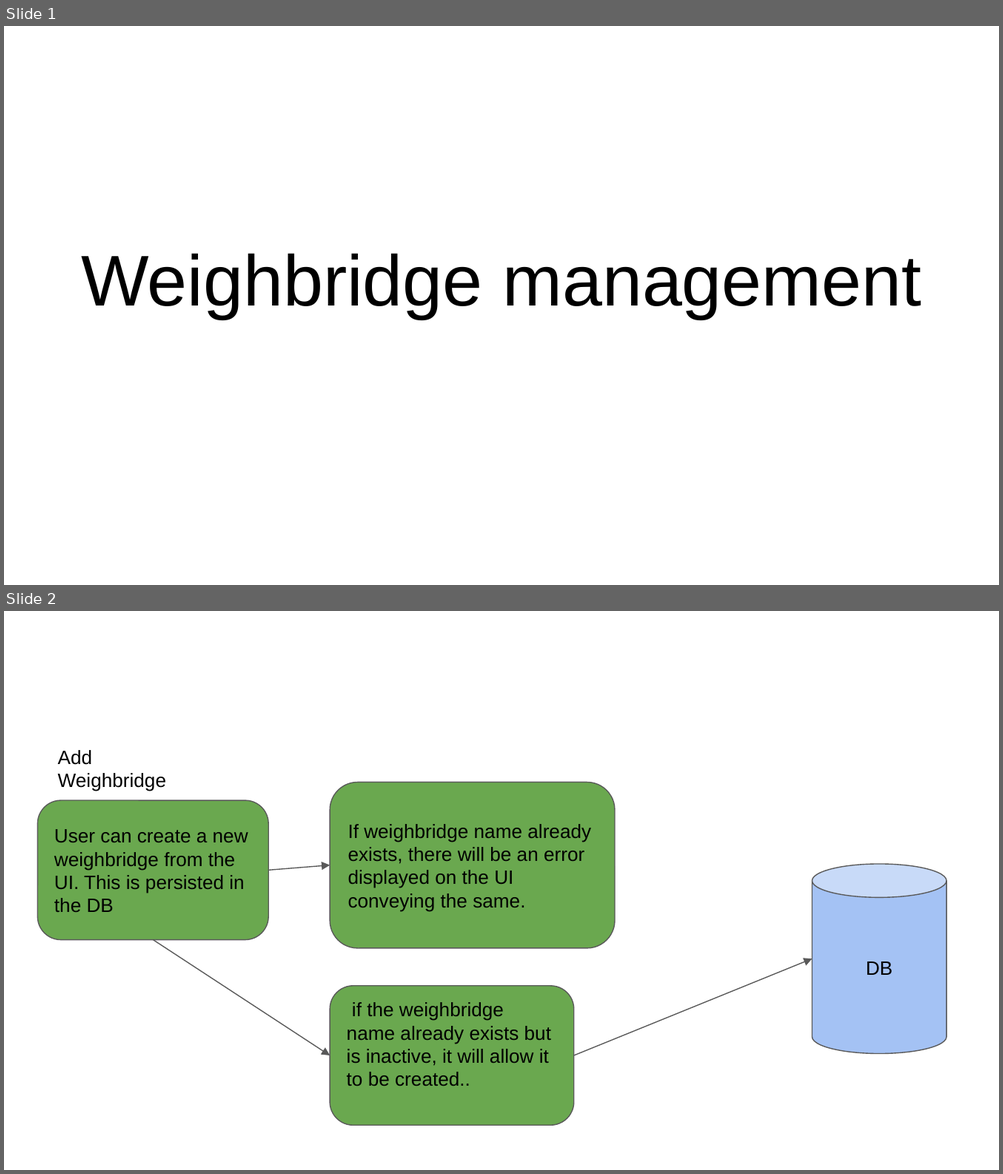
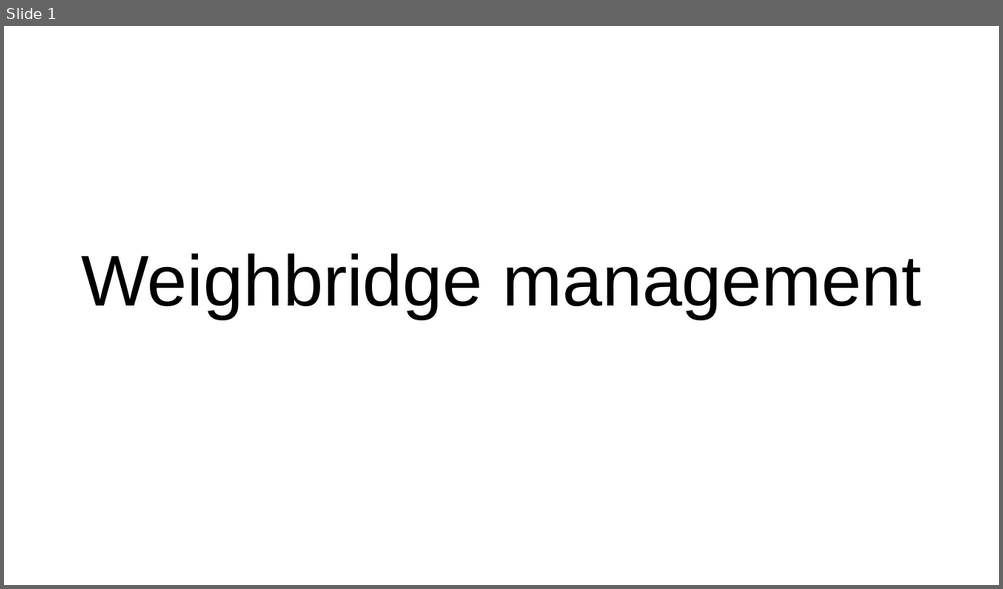
Before and after one commit to elogic-cscts/cscts_srs, a slide deck: Weigh_Bridge_Management_SRS/weighbridge-flow.pptx. Shown one above the other, each under a label of ours: slides 1 and 2 before the commit, slide 1 after it. The pictures are 1003x1174 and 1003x589 pixels, drawn with LibreOffice and Linux fonts; fonts in the diff are those of the drawing. Boxes give left, top, right and bottom in pixels: in the first picture for what was removed or moved away, otherwise in the second. Text is boxed around its words. In the diff, an @@ line names an element or a change of style, - is before the commit and + after.

```diff
--- a/Weigh_Bridge_Management_SRS/weighbridge-flow.pptx
+++ b/Weigh_Bridge_Management_SRS/weighbridge-flow.pptx
@@ slide 2 removed at [4,611,999,1170], background #FFFFFF @@
@@ text removed at [58,750,166,792] @@
-Add Weighbridge
@@ rounded rectangle removed at [330,782,614,948] @@
-If weighbridge name already exists, there will be an error displayed on the UI conveying the same.
@@ rounded rectangle removed at [38,801,269,940] @@
-User can create a new weighbridge from the UI. This is persisted in the DB
@@ arrow removed from (269, 871) to (330, 866) @@
@@ cylinder removed at [811,863,946,1054] @@
-DB
@@ arrow removed from (153, 940) to (330, 1056) @@
@@ arrow removed from (574, 1056) to (811, 959) @@
@@ rounded rectangle removed at [330,986,574,1125] @@
-if the weighbridge name already exists but is inactive, it will allow it to be created..
```
Also in this commit, not shown: 1 slide changed, 1 slide added, 2 other slides removed, 1 other file.
